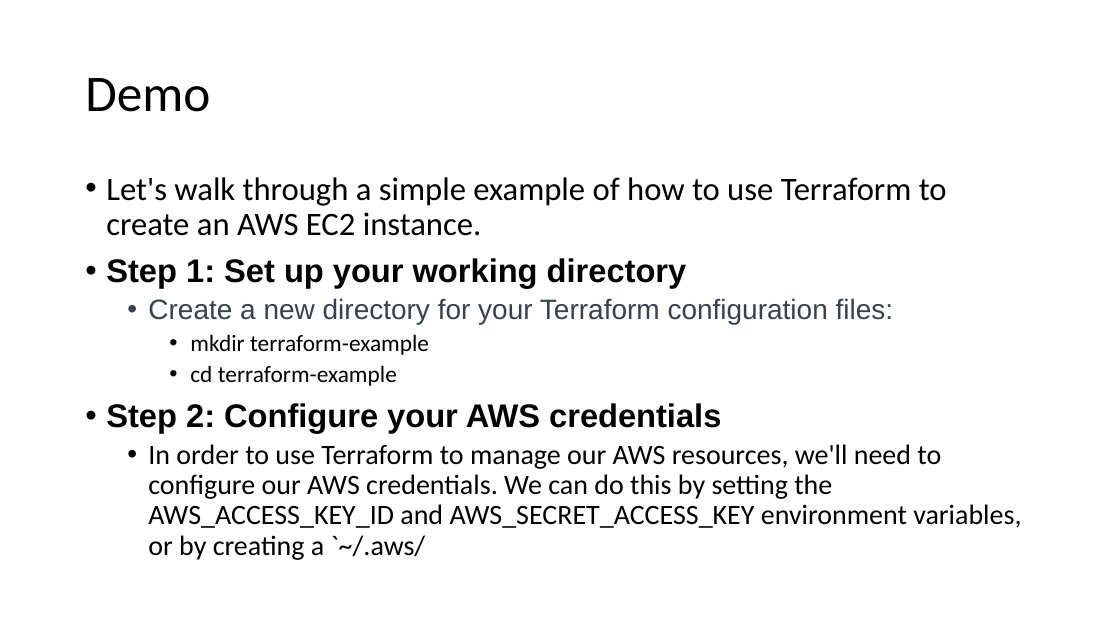
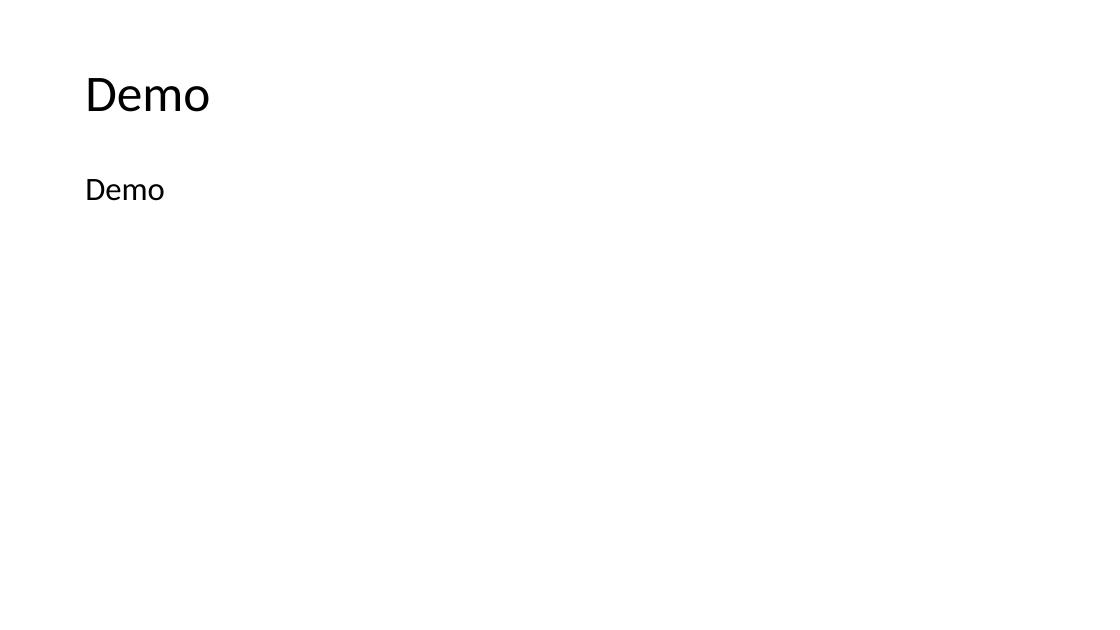
Before and after one commit to prabhat1510/stargilejava, a slide deck: slide 13 of 26022023_Terraformand EKS/Terraform.pptm. Drawn at 1120x630 pixels with LibreOffice and Linux fonts; fonts in the diff are those of the drawing. Boxes give left, top, right and bottom in pixels: in the first picture for what was removed or moved away, otherwise in the second. Text is boxed around its words. In the diff, an @@ line names an element or a change of style, - is before the commit and + after.

Commit message:
Added terraform installation and docker container

```diff
--- a/26022023_Terraformand EKS/Terraform.pptm
+++ b/26022023_Terraformand EKS/Terraform.pptm
@@ text at (85, 179, 165, 201): text changed; size 24 to 28 pt @@
-• Let's walk through a simple example of how to use Terraform to create an AWS EC2 instance.
-• Step 1: Set up your working directory
-  • Create a new directory for your Terraform configuration files:
-    • mkdir terraform-example
-    • cd terraform-example
-• Step 2: Configure your AWS credentials
-  • In order to use Terraform to manage our AWS resources, we'll need to configure our AWS credentials. We can do this by setting the AWS_ACCESS_KEY_ID and AWS_SECRET_ACCESS_KEY environment variables, or by creating a `~/.aws/
+Demo
```
Also in this commit, not shown: 3 other files.
